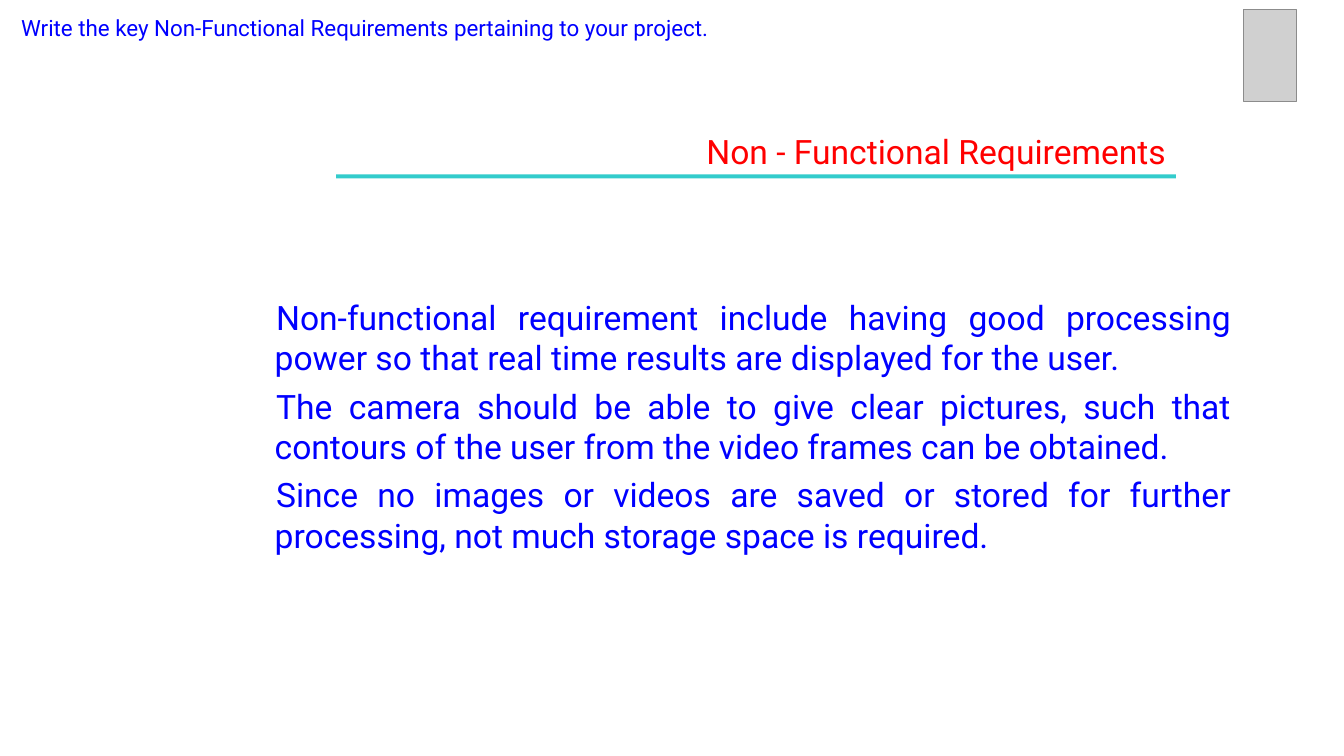
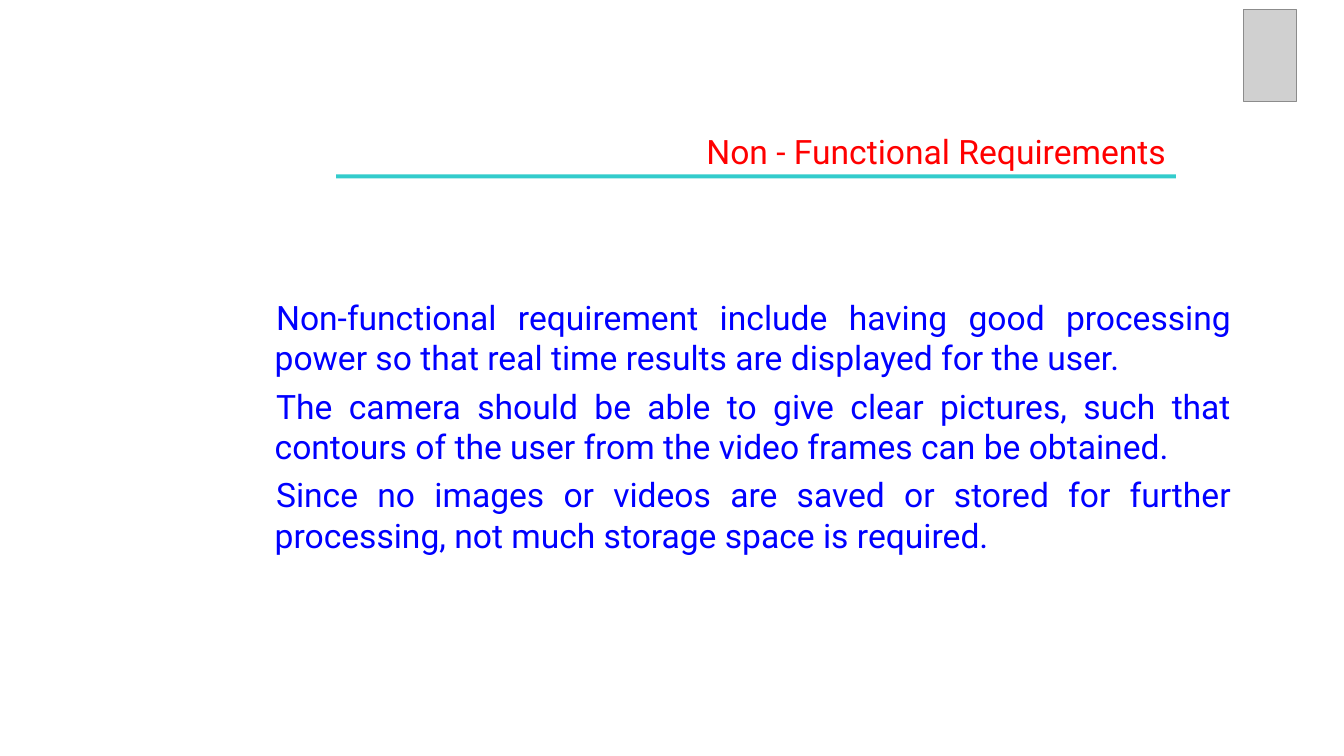
Before and after one commit to VishnuJG/CV-Workout, a slide deck: slide 6 of LiteratureSurvey/UE19CS390A_REVIEW 2.pptx. Drawn at 1344x756 pixels with LibreOffice and Linux fonts; fonts in the diff are those of the drawing; grey boxes stand for pictures. Boxes give left, top, right and bottom in pixels: in the first picture for what was removed or moved away, otherwise in the second. Text is boxed around its words. In the diff, an @@ line names an element or a change of style, - is before the commit and + after.

```diff
--- a/LiteratureSurvey/UE19CS390A_REVIEW 2.pptx
+++ b/LiteratureSurvey/UE19CS390A_REVIEW 2.pptx
@@ text removed at (21, 19, 708, 41) @@
-Write the key Non-Functional Requirements pertaining to your project.
```
Also in this commit, not shown: 17 other slides changed, 7 slides added, 3 slides removed, 1 other file.
